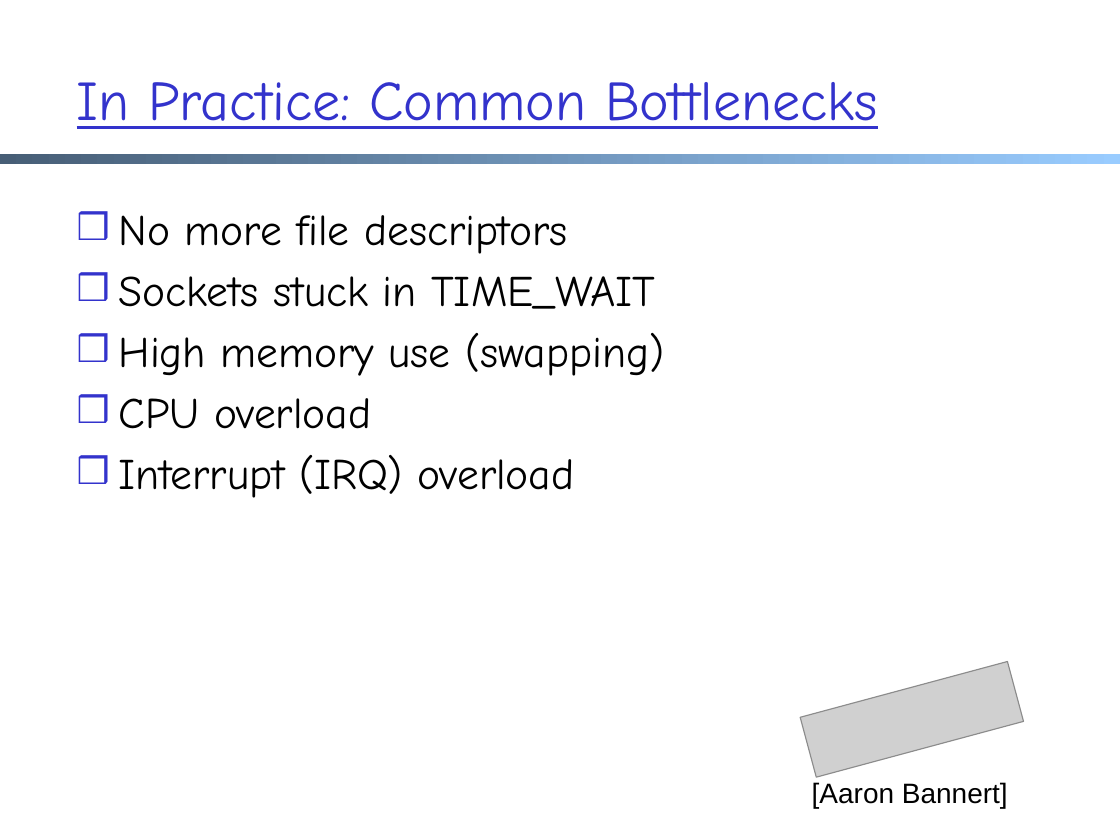
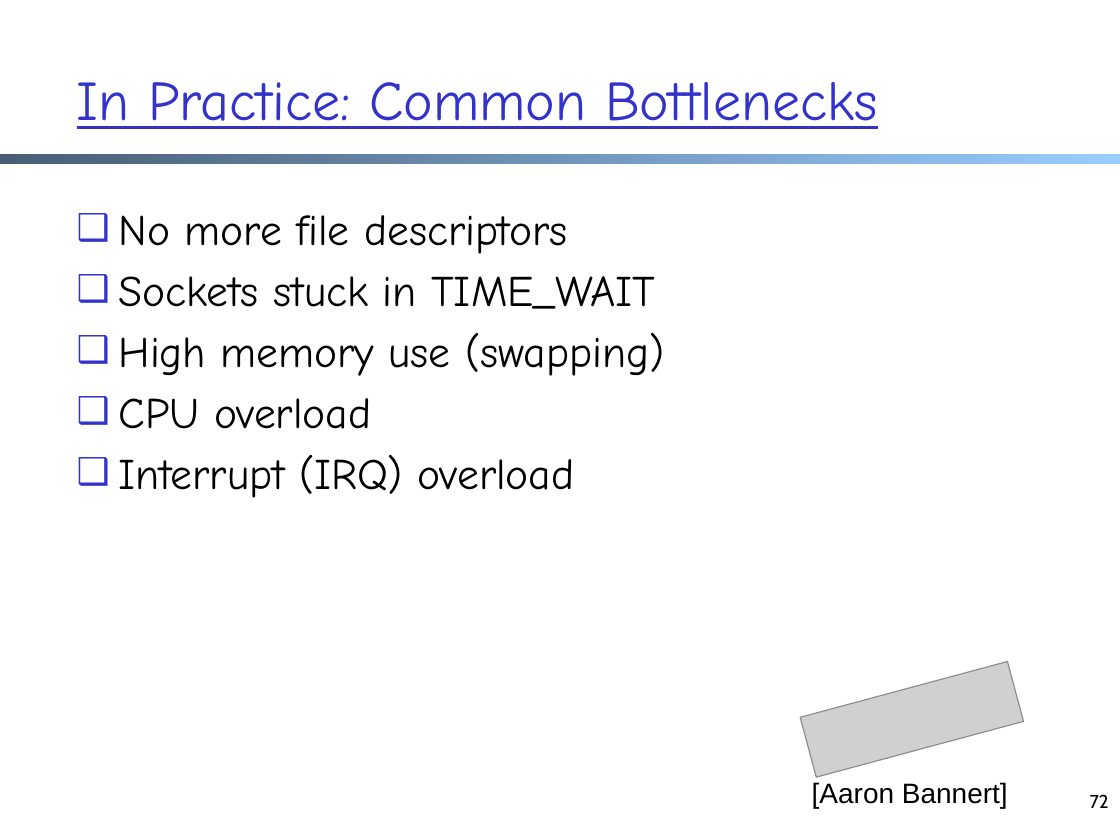
Before and after one commit to xiangq27/xiangq27.github.io, a slide deck: slide 72 of courses/cnns-xmuf21/files/lectures/application-op-analysis-load-balance.pptx (slide 34 before the commit). Drawn at 1120x840 pixels with LibreOffice and Linux fonts; fonts in the diff are those of the drawing; grey boxes stand for pictures. Boxes give left, top, right and bottom in pixels: in the first picture for what was removed or moved away, otherwise in the second. Text is boxed around its words. In the diff, an @@ line names an element or a change of style, - is before the commit and + after.

```diff
--- a/courses/cnns-xmuf21/files/lectures/application-op-analysis-load-balance.pptx
+++ b/courses/cnns-xmuf21/files/lectures/application-op-analysis-load-balance.pptx
@@ text "No more file descriptors" at [119,215,664,498]: bullet ❒ to ❑ @@
@@ page number added at [1090,794,1109,808], 12 pt, text #000000 @@
+72
```
Also in this commit, not shown: 43 other slides changed, 42 slides added, 1 slide removed, 23 other files.
